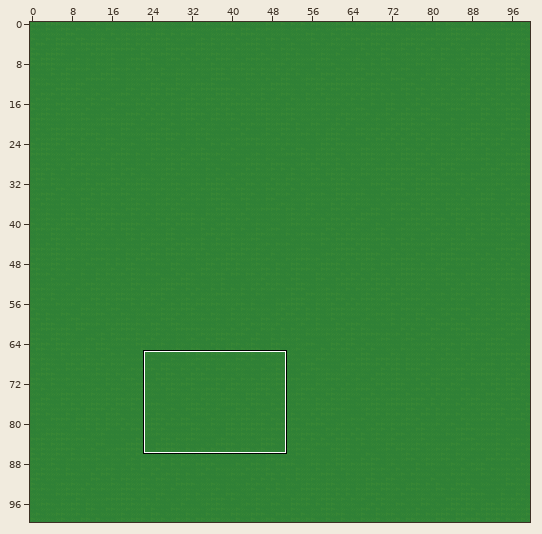
Tiled map: assets/base.tmx. The picture above shows the old version from afar; the outline marks the close-up.
Close-up. As it was:
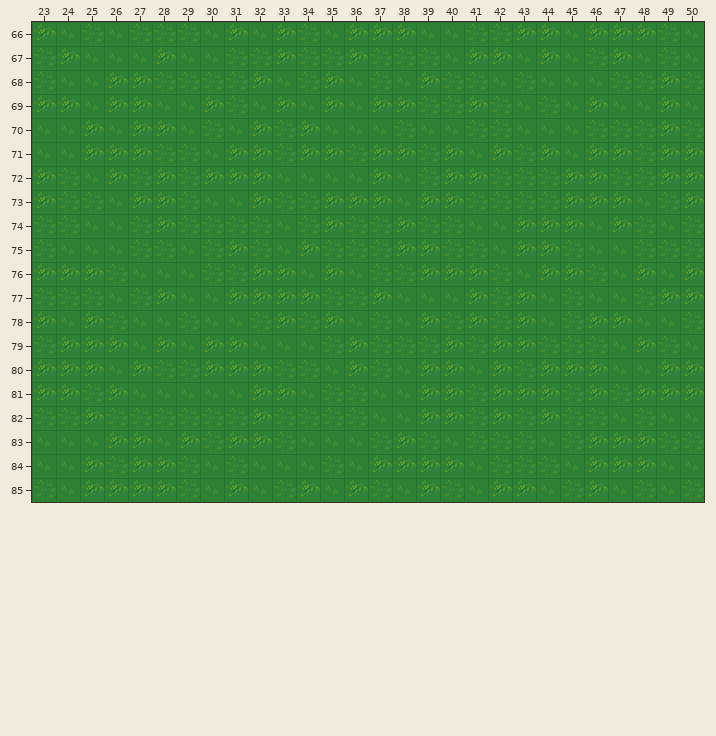
Cells are 32x32 px. Shown: x 23..50, y 66..85. The commit also changed other parts of the map, which this record leaves out.
Once edited:
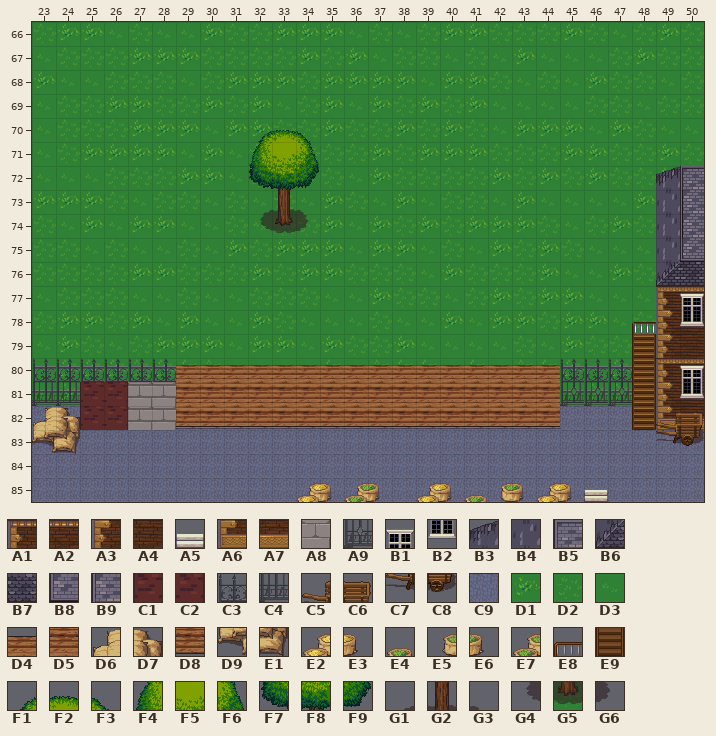
Key: from "build_atlas": A1 14, A2 15, A3 46, A4 47, A5 68, A6 78, A7 79, A8 97, A9 207, B1 296, B2 328, B3 384, B4 416, B5 419, B6 448, B7 449, B8 451, B9 483, C1 544, C2 546, C3 594, C4 627, C5 691, C6 692, C7 723, C8 724, C9 862; from "grass": D1 15, D2 16, D3 17; from "obj_misk_atlas": D4 362, D5 394, D6 419, D7 420, D8 426, D9 451, E1 452, E2 483, E3 484, E4 544, E5 545, E6 546, E7 547, E8 894, E9 985; from "plant repack_2": F1 58, F2 59, F3 60, F4 71, F5 72, F6 73, F7 84, F8 85, F9 86, G1 97, G2 98, G3 99, G4 110, G5 111, G6 112.
__ is an empty cell.
Tiles replaced or removed in this view: D1, D2, D3.
Tiles of an added or newly shown layer are drawn over the layers below it.
See-through tiles are keyed as they look on the map.
Change:
Changed rows in their new state; .. is an unchanged cell.
Layer "Tile Layer 1" (removed):
first column x 23:
66 __ __ __ .. .. __ __ __ __ __ .. __ __ __ __ __ __ __ __ .. __ __ __ __ __ __ __ __
67 __ __ __ __ __ .. __ __ .. .. __ __ .. .. __ .. .. .. __ __ __ __ .. __ __ __ .. __
68 __ .. .. __ __ .. __ .. __ .. __ .. .. __ __ __ __ __ __ __ __ __ .. __ .. .. __ ..
69 __ __ __ .. .. __ __ .. .. __ __ __ .. .. .. __ __ .. .. __ .. __ .. __ __ .. __ __
70 .. __ __ __ .. .. __ __ __ __ __ __ __ __ __ __ __ __ .. __ __ __ __ __ __ .. __ __
71 .. __ .. .. .. __ __ __ __ __ __ __ __ .. .. __ __ .. __ __ .. __ __ .. __ .. .. __
72 __ __ .. __ .. __ __ .. __ __ __ __ __ .. .. __ .. __ __ __ .. __ __ .. .. .. __ __
73 .. __ __ __ __ __ .. .. __ __ __ __ .. __ __ __ __ __ .. __ __ __ __ __ __ __ __ __
74 .. __ __ .. __ .. __ __ .. __ __ __ .. __ __ __ __ .. __ __ .. __ __ __ .. .. __ __
75 .. __ .. __ __ __ __ __ .. .. __ .. __ __ __ .. __ .. __ __ __ .. .. .. .. __ __ __
76 __ __ __ .. __ __ __ .. .. .. __ __ .. __ .. .. __ .. __ .. __ .. __ __ __ __ __ __
77 __ .. .. __ __ __ __ .. __ __ __ __ __ __ .. __ __ .. __ __ __ __ __ .. .. __ __ __
78 __ __ .. .. __ .. __ .. .. __ __ __ __ .. .. .. __ __ __ __ .. __ __ .. __ __ __ __
79 __ .. __ __ __ .. __ .. __ __ __ .. __ __ .. __ __ __ __ __ __ __ __ .. __ __ __ __
80 __ __ __ __ __ __ __ __ __ __ __ __ __ __ __ __ __ __ __ __ __ __ __ __ __ __ __ __
81 __ __ __ __ __ __ __ __ __ __ __ __ __ __ __ __ __ __ __ __ __ __ __ __ __ __ __ __
82 __ __ __ __ __ __ __ __ __ __ __ __ __ __ __ __ __ __ __ __ __ __ __ __ __ __ __ __
83 __ __ __ __ __ __ __ __ __ __ __ __ __ __ __ __ __ __ __ __ __ __ __ __ __ __ __ __
84 __ __ __ __ __ __ __ __ __ __ __ __ __ __ __ __ __ __ __ __ __ __ __ __ __ __ __ __
85 __ __ __ __ __ __ __ __ __ __ __ __ __ __ __ __ __ __ __ __ __ __ __ __ __ __ __ __
Layer "Background" (added):
first column x 23:
66 D2 D1 D1 .. .. D3 D3 D1 D2 D2 .. D1 D1 D3 D2 D3 D2 D1 D1 .. D2 D2 D1 D2 D3 D2 D1 D2
67 D3 D2 D2 D2 D1 .. D1 D2 .. .. D2 D1 .. .. D3 .. .. .. D2 D3 D1 D3 .. D3 D2 D1 .. D2
68 D1 .. .. D2 D2 .. D3 .. D1 .. D1 .. .. D1 D1 D1 D3 D1 D1 D2 D3 D2 .. D1 .. .. D3 ..
69 D3 D2 D2 .. .. D2 D2 .. .. D1 D3 D2 .. .. .. D2 D1 .. .. D3 .. D3 .. D2 D2 .. D2 D2
70 .. D2 D2 D2 .. .. D1 D3 D1 D1 D2 D2 D1 D2 D2 D1 D2 D1 .. D3 D1 D1 D1 D3 D1 .. D3 D3
71 .. D2 .. .. .. D1 D3 D1 D3 D2 .. D2 D2 .. .. D2 D1 .. D1 D2 .. D2 D1 .. D2 .. .. D2
72 D3 D3 .. D2 .. D2 D1 .. D3 D2 D3 D3 D2 .. .. D2 .. D2 D2 D1 .. D1 D2 .. .. .. D1 ..
73 .. D1 D1 D2 D3 D2 .. .. D2 D3 D2 D3 .. D2 D3 D1 D3 D2 .. D3 D1 D3 D3 D3 D3 D1 .. ..
74 .. D3 D1 .. D1 .. D3 D3 .. D3 D2 D2 .. D3 D1 D2 D1 .. D1 D1 .. D2 D3 D2 .. .. .. ..
75 .. D2 .. D2 D3 D3 D2 D3 .. .. D1 .. D1 D3 D1 .. D3 .. D3 D1 D2 .. .. .. .. D3 .. ..
76 D2 D2 D2 .. D1 D1 D2 .. .. .. D2 D1 .. D2 .. .. D3 .. D2 .. D2 .. D3 D3 D1 D2 .. ..
77 D3 .. .. D2 D3 D3 D2 .. D3 D2 D2 D2 D3 D3 .. D2 D2 .. D2 D1 D2 D1 D1 .. .. D3 A1 A2
78 D2 D1 .. .. D1 .. D1 .. .. D1 D2 D3 D3 .. .. .. D3 D1 D3 D1 .. D2 D1 .. D3 D2 A3 A4
79 D3 .. D2 D3 D2 .. D1 .. D3 D1 D1 .. D1 D2 .. D1 D3 D3 D3 D3 D2 D3 D1 .. D2 .. A3 A4
80 D3 D1 D1 D1 D2 D1 D1 D2 D3 D3 D3 D3 D1 D3 D2 D1 D1 D3 D1 D3 D2 D1 D1 D3 D1 .. A1 A2
81 D3 D1 .. .. .. .. .. .. .. .. .. .. .. .. .. .. .. .. .. .. .. .. D3 D2 D2 .. A3 A4
82 C9 C9 .. .. .. .. C9 C9 C9 C9 C9 C9 C9 C9 C9 C9 C9 C9 C9 C9 C9 C9 C9 C9 C9 .. A6 A7
83 C9 C9 C9 C9 C9 C9 C9 C9 C9 C9 C9 C9 C9 C9 C9 C9 C9 C9 C9 C9 C9 C9 C9 C9 C9 C9 C9 C9
84 C9 C9 C9 C9 C9 C9 C9 C9 C9 C9 C9 C9 C9 C9 C9 C9 C9 C9 C9 C9 C9 C9 C9 C9 C9 C9 C9 C9
85 C9 C9 C9 C9 C9 C9 C9 C9 C9 C9 C9 C9 C9 C9 C9 C9 C9 C9 C9 C9 C9 C9 C9 C9 C9 C9 C9 C9
Layer "Foreground" (added):
first column x 23:
72 .. .. .. .. .. .. .. .. .. .. .. .. .. .. .. .. .. .. .. .. .. .. .. .. .. .. B3 B5
73 .. .. .. .. .. .. .. .. .. G1 G2 G3 .. .. .. .. .. .. .. .. .. .. .. .. .. .. B4 B9
74 .. .. .. .. .. .. .. .. .. G4 G5 G6 .. .. .. .. .. .. .. .. .. .. .. .. .. .. B4 B9
75 .. .. .. .. .. .. .. .. .. .. .. .. .. .. .. .. .. .. .. .. .. .. .. .. .. .. B4 B8
76 .. .. .. .. .. .. .. .. .. .. .. .. .. .. .. .. .. .. .. .. .. .. .. .. .. .. B6 B7
77 .. .. .. .. .. .. .. .. .. .. .. .. .. .. .. .. .. .. .. .. .. .. .. .. .. .. .. B1
78 .. .. .. .. .. .. .. .. .. .. .. .. .. .. .. .. .. .. .. .. .. .. .. .. .. E8 .. B2
79 .. .. .. .. .. .. .. .. .. .. .. .. .. .. .. .. .. .. .. .. .. .. .. .. .. E9 .. ..
80 .. .. .. .. .. .. D4 D4 D4 D4 D4 D4 D4 D4 D4 D4 D4 D4 D4 D4 D4 D4 C3 C3 C3 E9 .. B1
81 C4 C4 C1 C2 A8 A8 D5 D5 D5 D5 D5 D5 D5 D5 D5 D5 D5 D5 D5 D5 D5 D5 A9 A9 A9 E9 .. B2
82 D6 D7 C1 C2 A8 A8 D8 D8 D8 D8 D8 D8 D8 D8 D8 D8 D8 D8 D8 D8 D8 D8 .. .. .. E9 C5 C6
83 D9 E1 .. .. .. .. .. .. .. .. .. .. .. .. .. .. .. .. .. .. .. .. .. .. .. .. C7 C8
85 .. .. .. .. .. .. .. .. .. .. .. E2 E3 E7 E6 .. E2 E3 E4 E5 E6 E2 E3 A5 .. .. .. ..
Layer "Top" (added):
first column x 32:
70 F1 F2 F3
71 F4 F5 F6
72 F7 F8 F9
first column x 23:
80 C3 C3 C3 C3 C3 C3
Boxes around the changes in both close-ups, in picture pixels (x1, y1, x2, y2):
changed: (32, 23, 704, 502)
